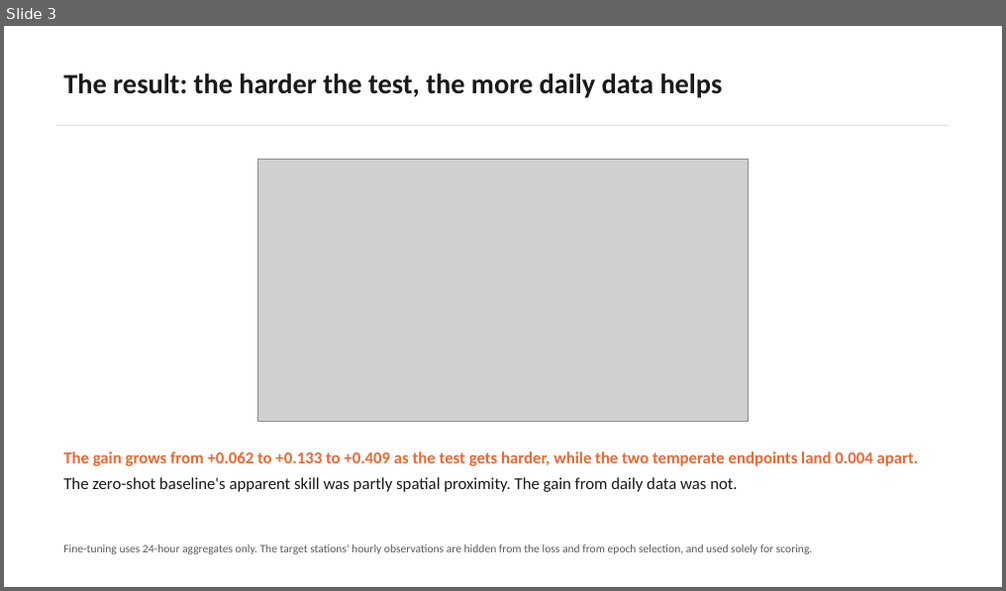
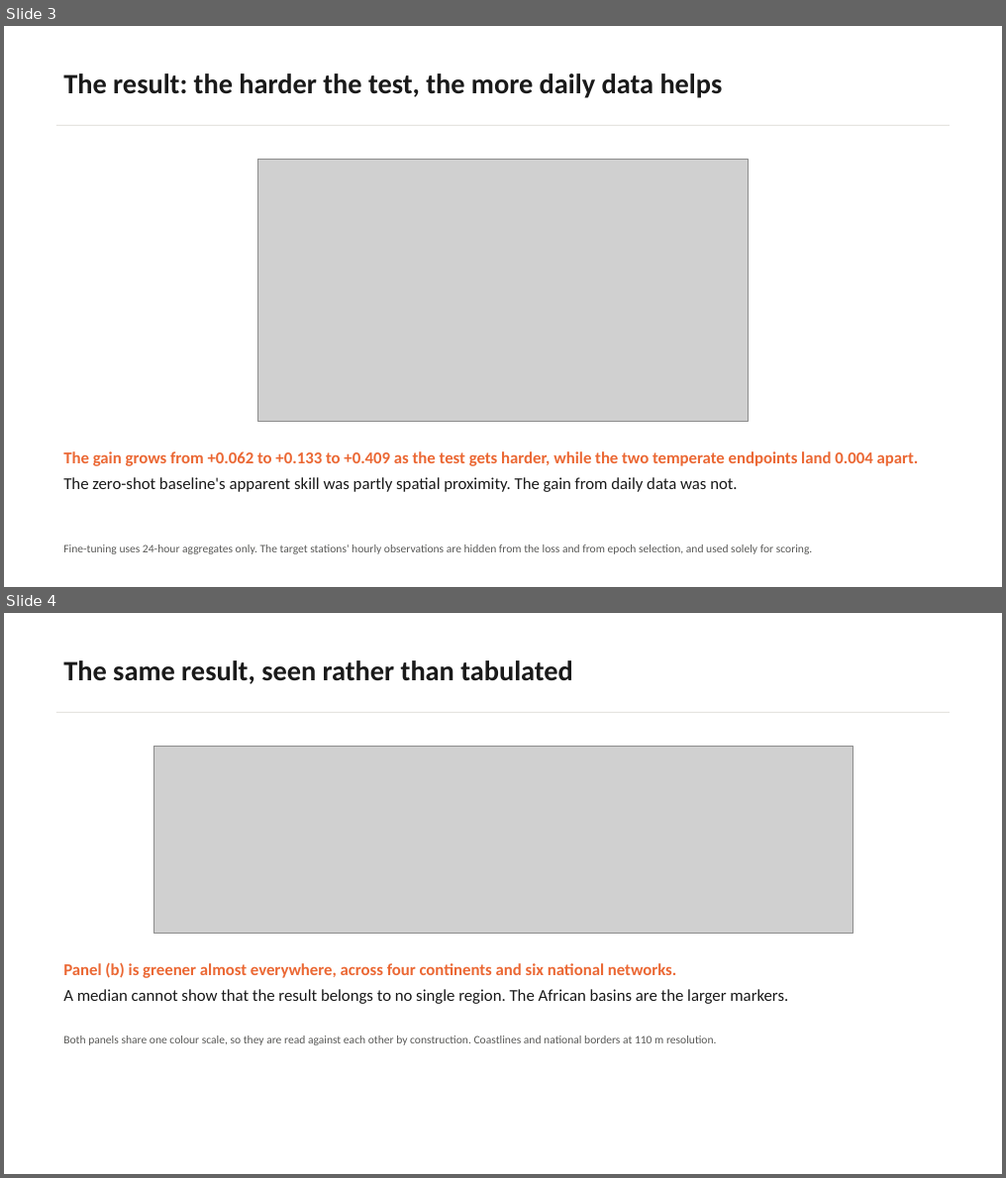
Before and after one commit to WKKKKKKKKKKKKKK/hourly_streamflow_dl, a slide deck: reports/slides/PhaseI_briefing.pptx. Shown one above the other, each under a label of ours: slide 3 before the commit, slides 3 and 4 after it. The pictures are 1006x591 and 1006x1178 pixels, drawn with LibreOffice and Linux fonts; fonts in the diff are those of the drawing; grey boxes stand for pictures. Boxes give left, top, right and bottom in pixels: in the first picture for what was removed or moved away, otherwise in the second. Text is boxed around its words. In the diff, an @@ line names an element or a change of style, - is before the commit and + after.

```diff
--- a/reports/slides/PhaseI_briefing.pptx
+++ b/reports/slides/PhaseI_briefing.pptx
@@ slide 4 added at (4,613,1002,1174), background #FFFFFF @@
@@ text added at (63,661,573,684), 27 pt, text #1A1A1A, bold @@
+The same result, seen rather than tabulated
@@ rectangle added at (56,712,949,713), fill #D8D6D0 @@
@@ picture added at (153,747,853,934) @@
@@ text added at (63,962,788,1004), 16 pt, text #1A1A1A @@
+Panel (b) is greener almost everywhere, across four continents and six national networks.
+A median cannot show that the result belongs to no single region. The African basins are the larger markers.
@@ text added at (63,1036,717,1046), 11 pt, text #5A5A58 @@
+Both panels share one colour scale, so they are read against each other by construction. Coastlines and national borders at 110 m resolution.
```
Also in this commit, not shown: 1 other slide added, 6 other files.
